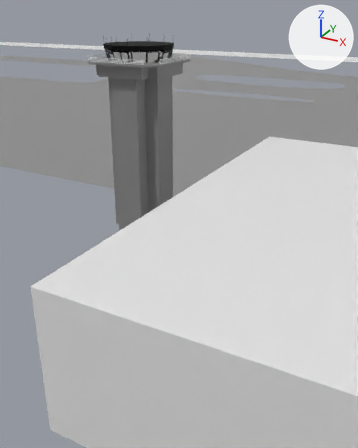
A saved change to the Blender file game/airport.blend.
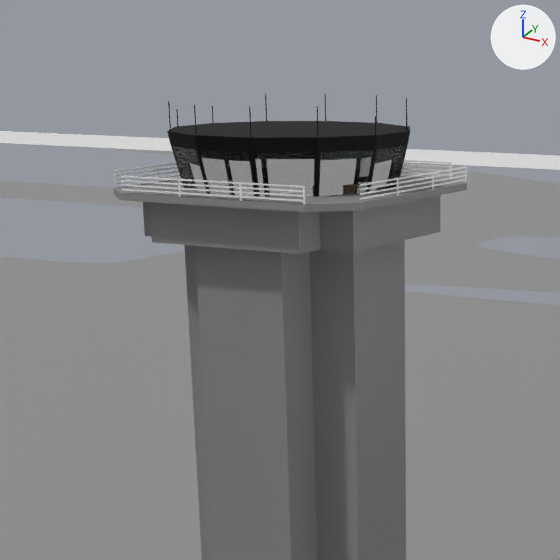
Each version appears first from a 50 mm lens placed at (829.8, -649.3, 58.7), pointed at (773.9, -547.7, 7.9), and next in a close-up on the part from 15% to 61% of the width and 1% to 38% of the height. The lights are fixed; the arrows at upper right show +X, +Y and +Z.

Names of what the first close-up shows: 'Fence -convcol', 'Fence.002 -convcol', 'Runway 03-21', 'Taxiways', 'Tower -convcol', 'TowerTop'.
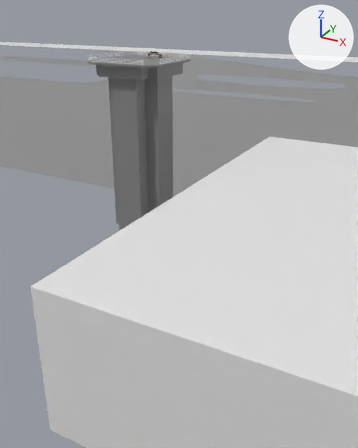
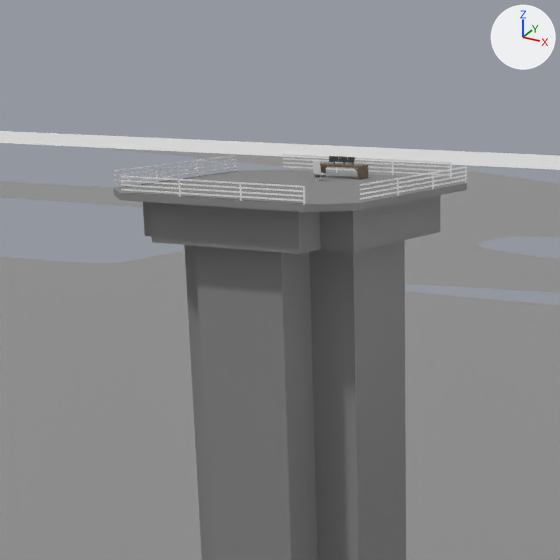
Changed parts and their boxes (x1, y1, x2, y2) in the close-ups (560 x 560 px):
'TowerTop', hidden: before (167, 94, 410, 197)
'office chair', added: after (312, 160, 326, 181)

What changed in the scene script:
```text
Add me_cube_004:
    me_cube_004.from_pydata(...)  # 174 vertices, 103 faces, 9 loose edges; spans x -0.76..0.76, y -1.33..0.69, z -0.21..2.85
Change ob_towertop:
    add ob_towertop.hide_set(True)
Add ob_office_chair:
    ob_office_chair = bpy.data.objects.new('office chair', me_cube_004)
    ob_office_chair.location = (756.32, -532.69, 46.1)
    ob_office_chair.scale = (0.5, 0.5, 0.5)
```
